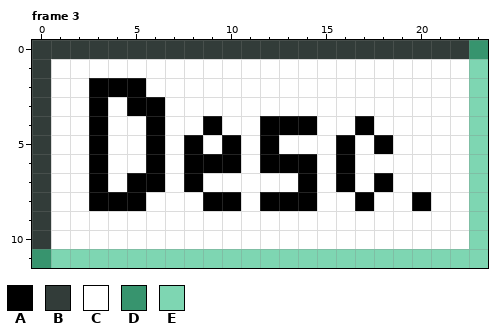
Two states of a pixel-art file, src/assets/gui/buttons/tabbar-description.aseprite. This is how it looked before the edit.
24x12 pixels, 3 frames. Shown: frame 3.
Palette (. is transparent): A #000000  B #323c39  C #ffffff  D #37946e  E #7ed6b2
Pixels before, frame 3, first column x 0:
 0 BBBBBBBBBBBBBBBBBBBBBBBD
 1 BCCCCCCCCCCCCCCCCCCCCCCE
 2 BCCAAACCCCCCCCCCCCCCCCCE
 3 BCCACAACCCCCCCCCCCCCCCCE
 4 BCCACCACCACCAAACCACCCCCE
 5 BCCACCACACACACCCACACCCCE
 6 BCCACCACAAACAAACACCCCCCE
 7 BCCACAACACCCCCACACACCCCE
 8 BCCAAACCCAACAAACCACCACCE
 9 BCCCCCCCCCCCCCCCCCCCCCCE
10 BCCCCCCCCCCCCCCCCCCCCCCE
11 DEEEEEEEEEEEEEEEEEEEEEEE
After the commit:
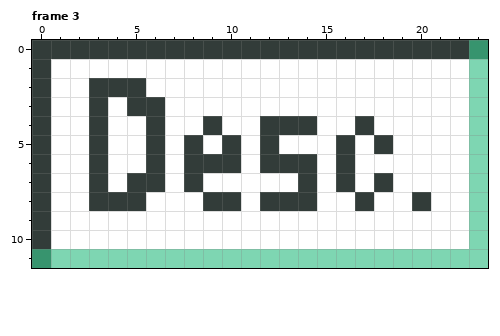
The edit:
Frame 3:
Colour B replaces colour A in row 2 at x 3 to 5; in row 3 at x 3 and 5 to 6; in row 4 at x 3, 6, 9, 12 to 14 and 17; in row 5 at x 3, 6, 8, 10, 12, 16 and 18; in row 6 at x 3, 6, 8 to 10, 12 to 14 and 16; in row 7 at x 3, 5 to 6, 8, 14, 16 and 18.
Colour B replaces colour A in row 8 at x 3 to 5, 9 to 10, 12 to 14, 17 and 20.
Changed places in both pictures, as pixel boxes (x1, y1, x2, y2):
changed: (89, 78, 431, 211)
